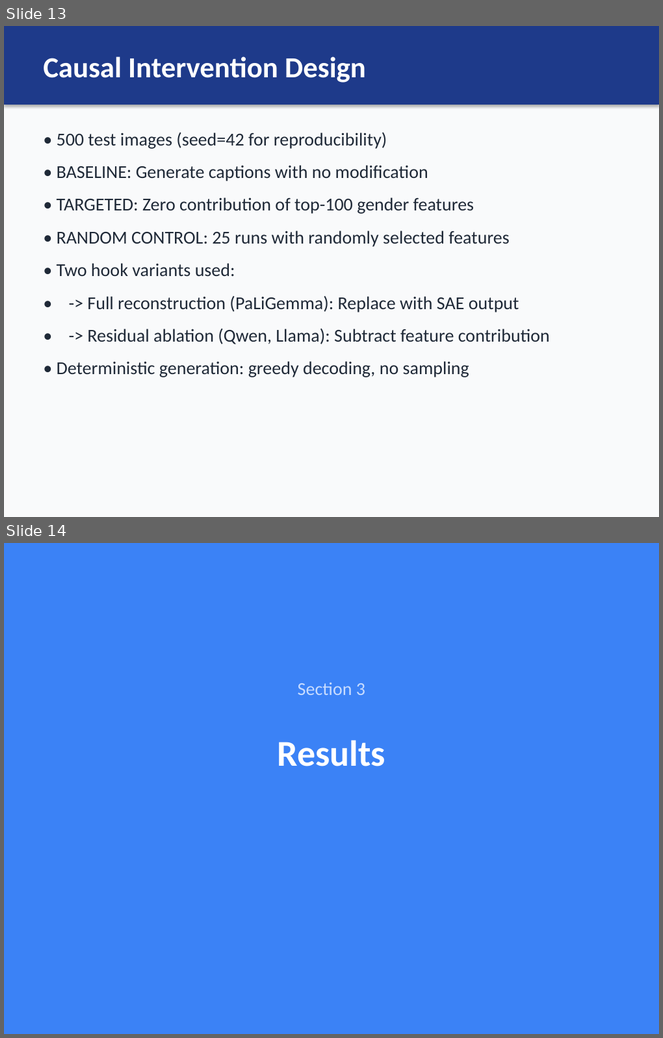
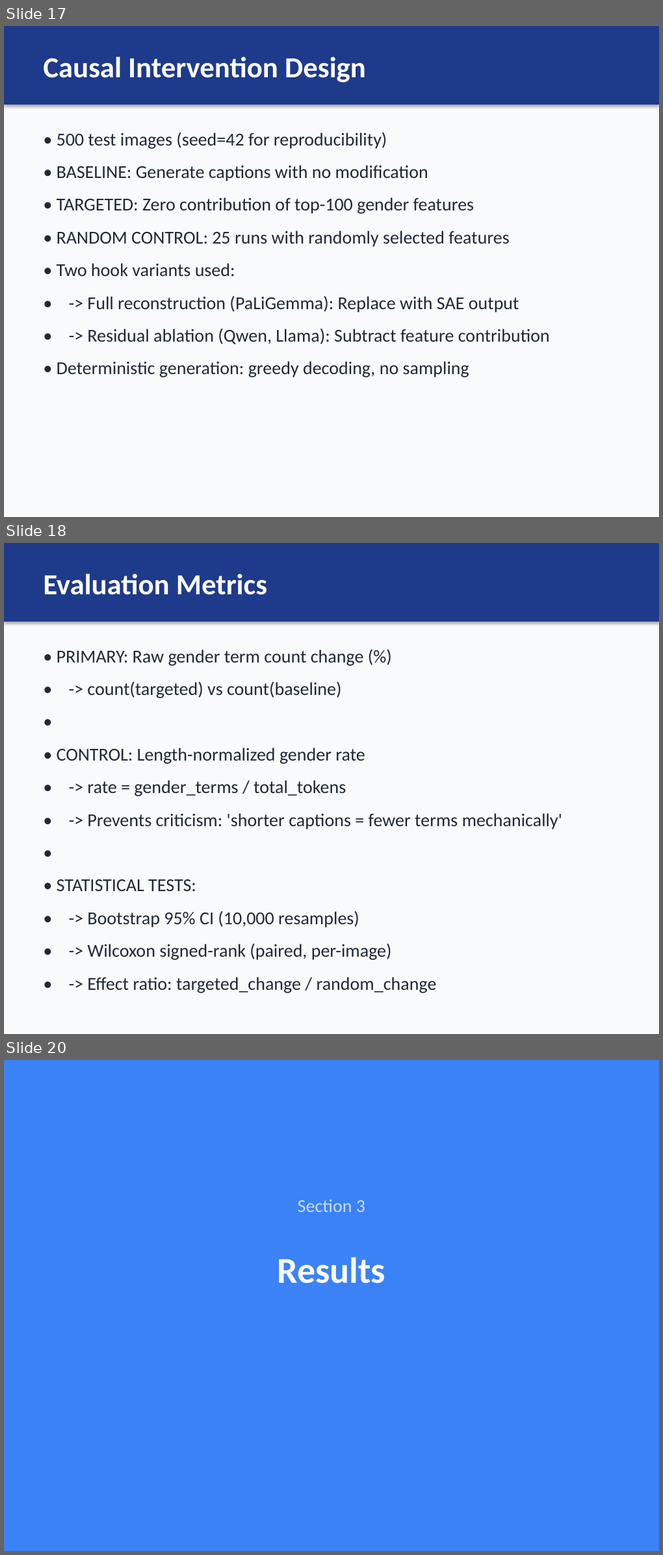
Before and after one commit to nour-mubarak/mechanistic_intrep, a slide deck: sae_captioning_project/presentation/SAE_Gender_Bias_VLM_Presentation.pptx. Shown one above the other, each under a label of ours: slides 13 and 14 before the commit, slides 17, 18 and 20 after it; the slides between them are not shown. The pictures are 663x1038 and 663x1555 pixels, drawn with LibreOffice and Linux fonts; fonts in the diff are those of the drawing. Boxes give left, top, right and bottom in pixels: in the first picture for what was removed or moved away, otherwise in the second. Text is boxed around its words. In the diff, an @@ line names an element or a change of style, - is before the commit and + after.

```diff
--- a/sae_captioning_project/presentation/SAE_Gender_Bias_VLM_Presentation.pptx
+++ b/sae_captioning_project/presentation/SAE_Gender_Bias_VLM_Presentation.pptx
@@ slide 18 added at (x1=4, y1=543, x2=659, y2=1034), background #F9FAFB @@
@@ rectangle added at (x1=4, y1=543, x2=659, y2=622), fill #1E3A8A @@
@@ text added at (x1=43, y1=574, x2=267, y2=595), 32 pt, text #FFFFFF, bold @@
+Evaluation Metrics
@@ text added at (x1=57, y1=650, x2=562, y2=993), 20 pt, text #1F2937 @@
+• PRIMARY: Raw gender term count change (%)
+• -> count(targeted) vs count(baseline)
+•
+• CONTROL: Length-normalized gender rate
+• -> rate = gender_terms / total_tokens
+• -> Prevents criticism: 'shorter captions = fewer terms mechanically'
+•
+• STATISTICAL TESTS:
+• -> Bootstrap 95% CI (10,000 resamples)
+• -> Wilcoxon signed-rank (paired, per-image)
+• -> Effect ratio: targeted_change / random_change
@@ what was slide 13 is now slide 17 @@
@@ what was slide 14 is now slide 20 @@
```
Also in this commit, not shown: 3 slides changed, 5 other slides added, 14 other files.
